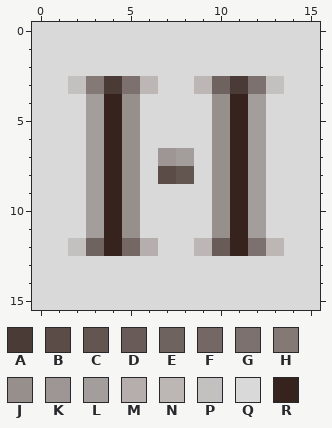
Pixel-art sprite -- apps/theatrum-schedule-pwa/public/icons/icon-16x16.png. The picture above was drawn from the file before the commit.
The file is 16x16 pixels. Colours within 5 levels of each other are drawn and written as one.
Palette (. is transparent): A #4b3b36  B #5b4c48  C #635651  D #695b57  E #6f635f  F #756763  G #7c716e  H #857975  J #978f8c  K #9d9694  L #a39d9b  M #b5aeac  N #bcb6b5  P #c3c1c0  Q #d9d9d9  R #36231d
After the commit:
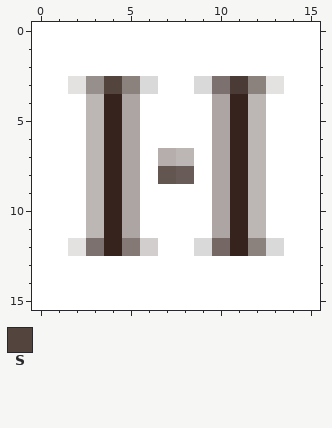
Colours new in this view: S #53443e
Log entry: feat:pwa-corporate - update app icons
Diff:
{"colour":"B","old":"#5b4c48","new":"#635651"}
{"colour":"C","old":"#635651","new":"#695b57"}
{"colour":"D","old":"#695b57","new":"#756763"}
{"colour":"E","old":"#6f635f","new":"#7c716e"}
{"colour":"F","old":"#756763","new":"#857975"}
{"colour":"G","old":"#7c716e","new":"#8c827d"}
{"colour":"H","old":"#857975","new":"#978f8c"}
{"colour":"J","old":"#978f8c","new":"#ada5a3"}
{"colour":"K","old":"#9d9694","new":"#b5aeac"}
{"colour":"L","old":"#a39d9b","new":"#bcb6b5"}
{"colour":"M","old":"#b5aeac","new":"#d3cece"}
{"colour":"N","old":"#bcb6b5","new":"#d9d9d9"}
{"colour":"P","old":"#c3c1c0","new":"#e4e2e1"}
{"colour":"Q","old":"#d9d9d9","new":"#ffffff"}
{"y":3,"x":4,"old":"A","new":"S"}
{"label":"changed","picture_box":[32,22,320,310]}
